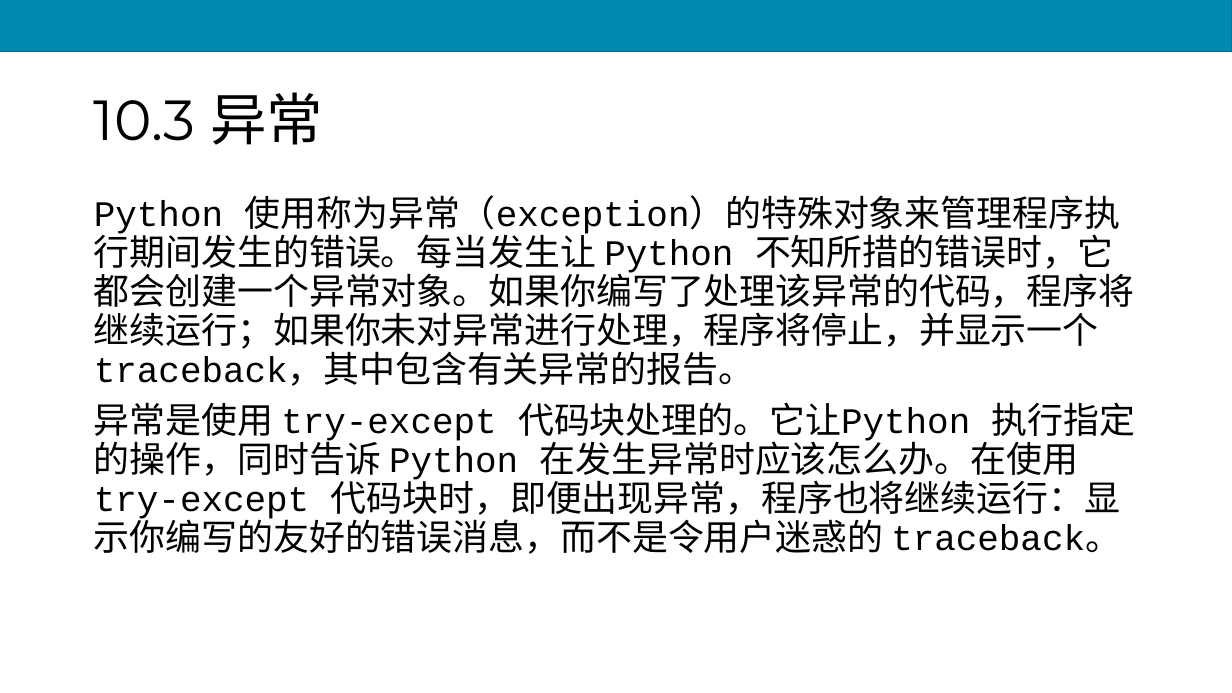
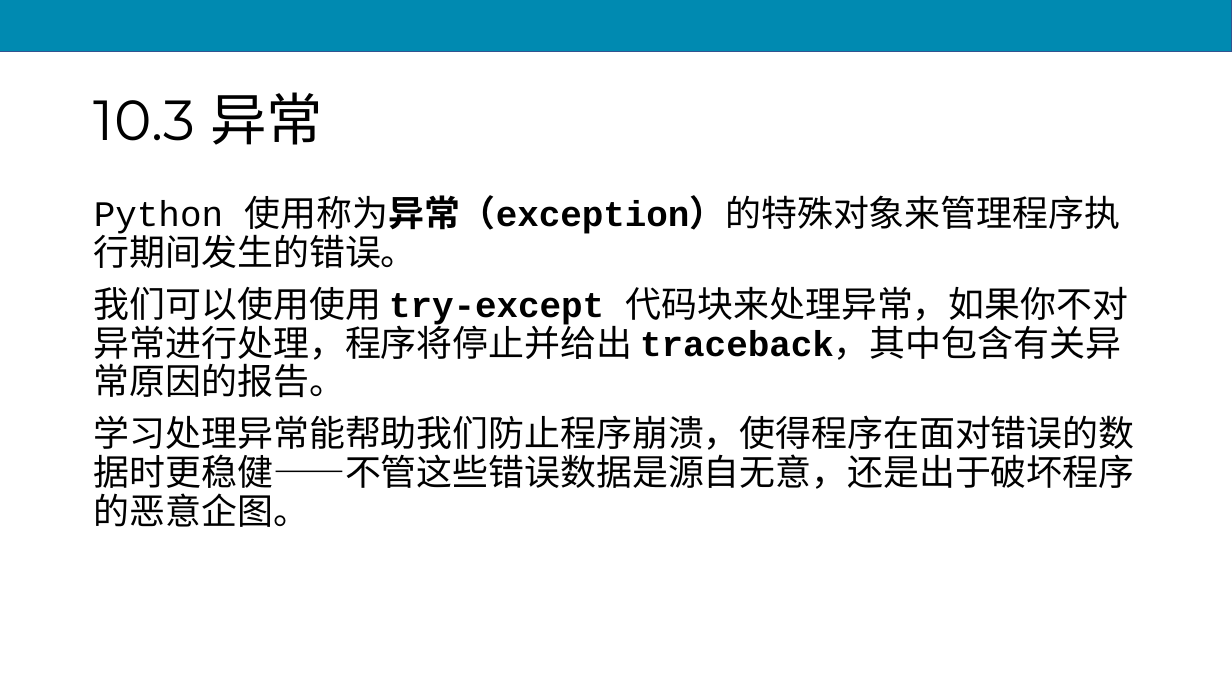
Before and after one commit to scruel/pcc_3e_slides, a slide deck: slide 49 of PPT/python10.pptx (slide 45 before the commit). Drawn at 1232x693 pixels with LibreOffice and Linux fonts; fonts in the diff are those of the drawing. Boxes give left, top, right and bottom in pixels: in the first picture for what was removed or moved away, otherwise in the second. Text is boxed around its words. In the diff, an @@ line names an element or a change of style, - is before the commit and + after.

Commit message:
Update slides
优化及继续完成第十章

```diff
--- a/PPT/python10.pptx
+++ b/PPT/python10.pptx
@@ text at [94, 195, 1135, 527]: text changed @@
-Python 使用称为异常（exception）的特殊对象来管理程序执行期间发生的错误。每当发生让 Python 不知所措的错误时，它都会创建一个异常对象。如果你编写了处理该异常的代码，程序将继续运行；如果你未对异常进行处理，程序将停止，并显示一个 traceback，其中包含有关异常的报告。
-异常是使用 try-except 代码块处理的。它让Python 执行指定的操作，同时告诉 Python 在发生异常时应该怎么办。在使用 try-except 代码块时，即便出现异常，程序也将继续运行：显示你编写的友好的错误消息，而不是令用户迷惑的 traceback。
+Python 使用称为异常（exception）的特殊对象来管理程序执行期间发生的错误。
+我们可以使用使用 try-except 代码块来处理异常，如果你不对异常进行处理，程序将停止并给出 traceback，其中包含有关异常原因的报告。
+学习处理异常能帮助我们防止程序崩溃，使得程序在面对错误的数据时更稳健——不管这些错误数据是源自无意，还是出于破坏程序的恶意企图。
```
Also in this commit, not shown: 22 other slides changed, 10 slides added, 11 other files.
